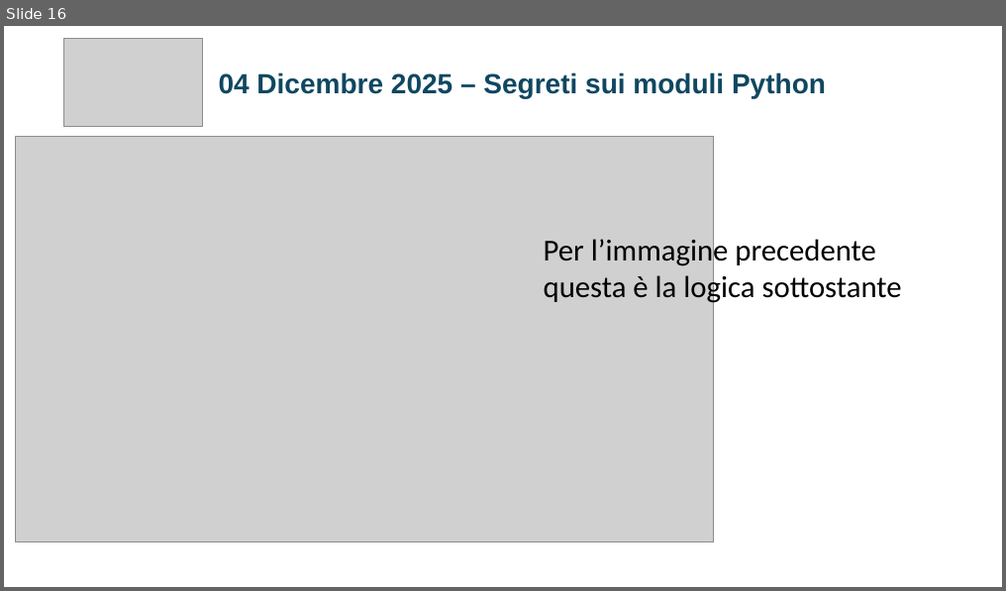
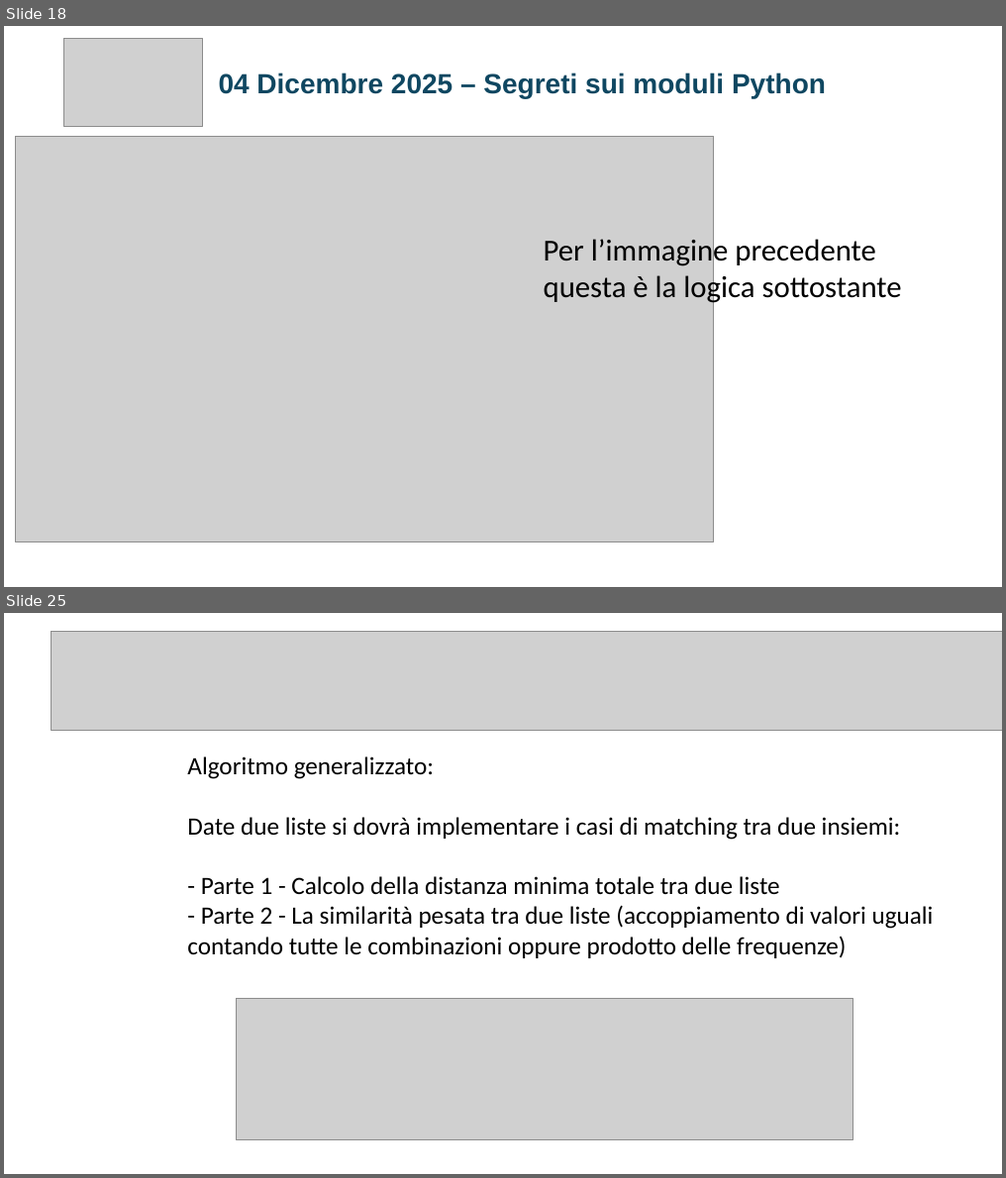
Before and after one commit to jobFrancoNet/segretiModulePython, a slide deck: SEGRETI_MODULI_PYTHON_FINALSLIDE.pptx. Shown one above the other, each under a label of ours: slide 16 before the commit, slides 18 and 25 after it; the slides between them are not shown. The pictures are 1006x591 and 1006x1178 pixels, drawn with LibreOffice and Linux fonts; fonts in the diff are those of the drawing; grey boxes stand for pictures. Boxes give left, top, right and bottom in pixels: in the first picture for what was removed or moved away, otherwise in the second. Text is boxed around its words. In the diff, an @@ line names an element or a change of style, - is before the commit and + after.

```diff
--- a/SEGRETI_MODULI_PYTHON_FINALSLIDE.pptx
+++ b/SEGRETI_MODULI_PYTHON_FINALSLIDE.pptx
@@ slide 25 added at [4, 613, 1002, 1174], background #FFFFFF @@
@@ picture added at [52, 631, 1002, 730] @@
@@ text added at [187, 757, 934, 959], 18 pt, text #000000 @@
+Algoritmo generalizzato:
+Date due liste si dovrà implementare i casi di matching tra due insiemi:
+- Parte 1 - Calcolo della distanza minima totale tra due liste
+- Parte 2 - La similarità pesata tra due liste (accoppiamento di valori uguali contando tutte le combinazioni oppure prodotto delle frequenze)
@@ picture added at [236, 999, 853, 1141] @@
@@ what was slide 16 is now slide 18 @@
```
Also in this commit, not shown: 12 slides changed, 14 other slides added, 6 slides removed, 29 other files.
